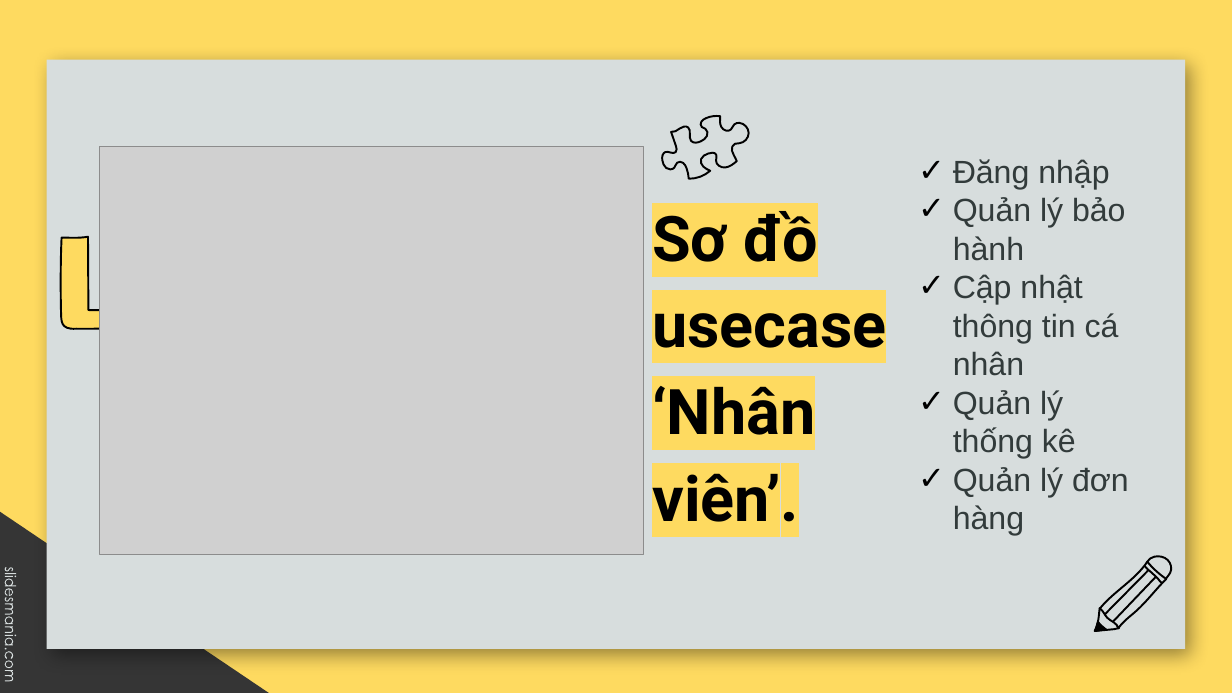
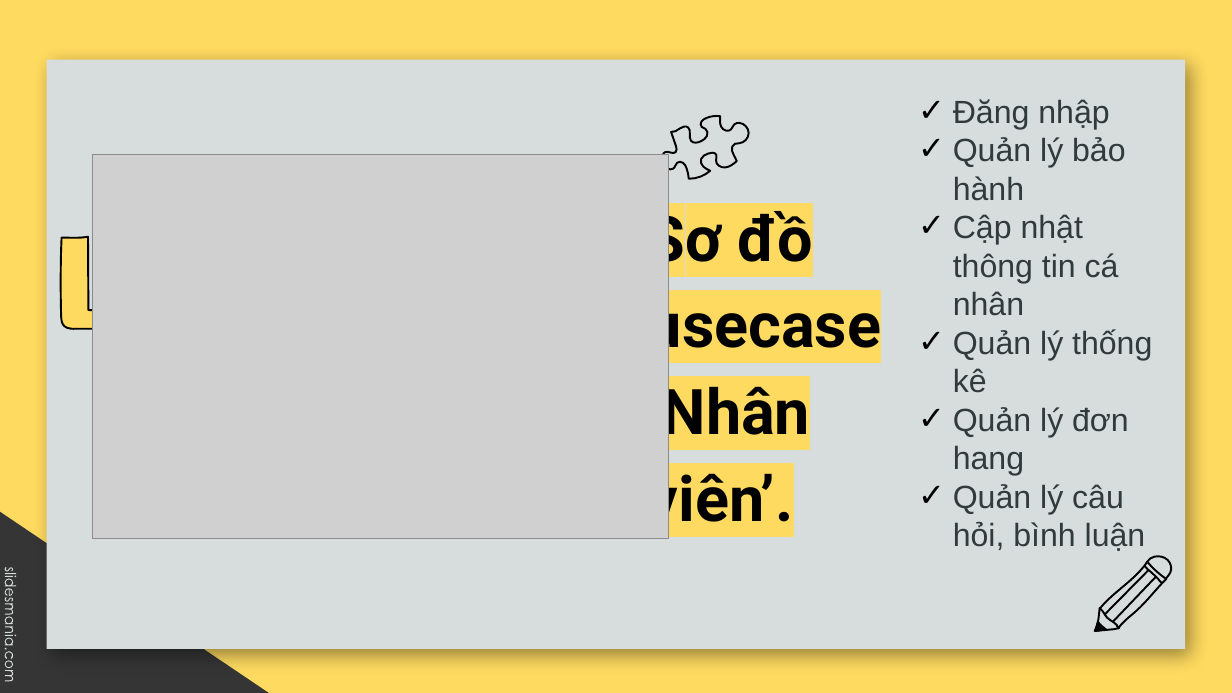
Before and after one commit to b1910319/NienLuan_Nganh, a slide deck: slide 13 of slide_nienluan.pptx. Drawn at 1232x693 pixels with LibreOffice and Linux fonts; fonts in the diff are those of the drawing; grey boxes stand for pictures; background and template pictures are left out. Boxes give left, top, right and bottom in pixels: in the first picture for what was removed or moved away, otherwise in the second. Text is boxed around its words. In the diff, an @@ line names an element or a change of style, - is before the commit and + after.

```diff
--- a/slide_nienluan.pptx
+++ b/slide_nienluan.pptx
@@ text "Đăng nhập": place and size @@
-text "Đăng nhập" at (953,159,1129,535)
+text "Đăng nhập" at (953,99,1152,551)
@@ picture: place and size @@
-picture at (100,146,644,555)
+picture at (93,154,669,540)
@@ title "Sơ đồ usecase ‘Nhân viên’." rewrapped from (652,211,886,537) to (647,203,881,537) @@
@@ text at (953,407,1146,551): text changed @@
-✓ Quản lý đơn hàng
+✓ Quản lý đơn hang
+✓ Quản lý câu hỏi, bình luận
```
Also in this commit, not shown: 4 other slides changed, 2 slides added, 2 slides removed, 12 other files.
